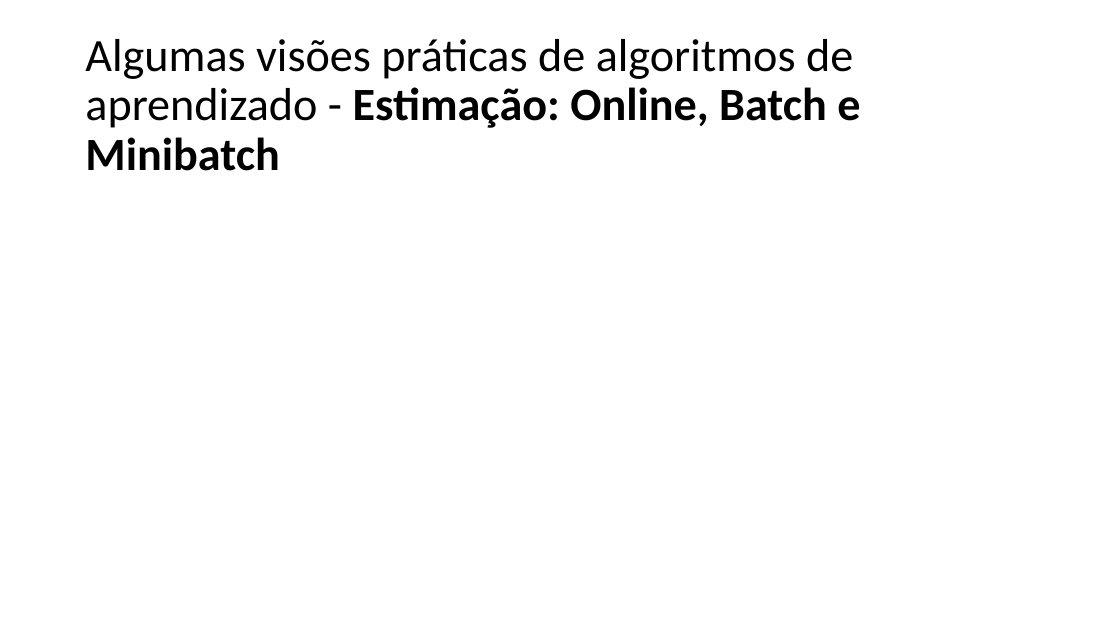
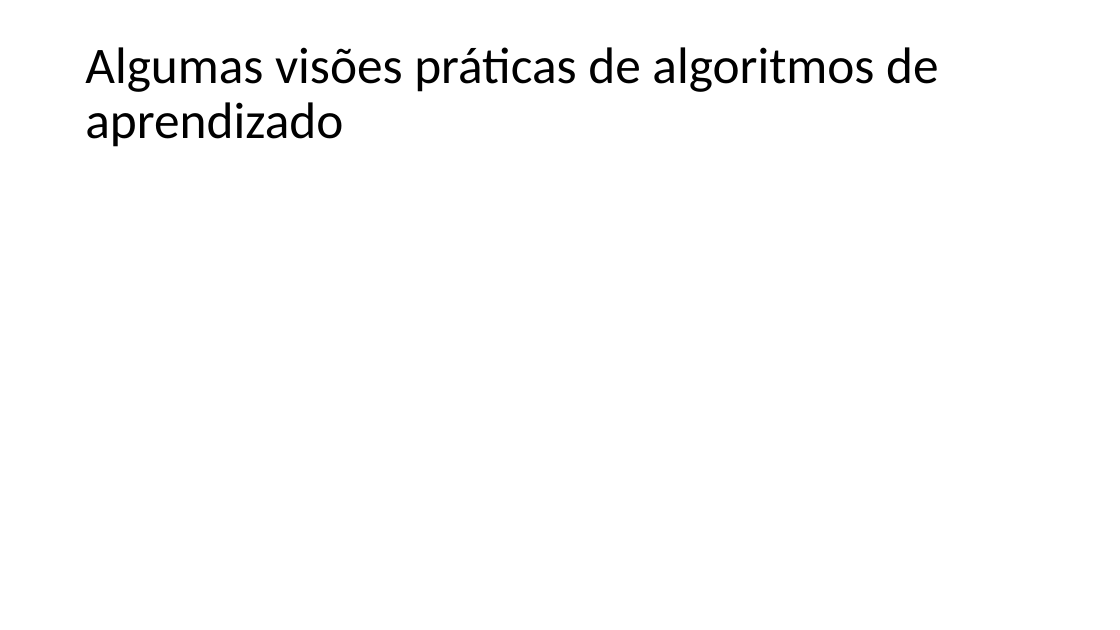
Before and after one commit to zz4fap/t320_aprendizado_de_maquina, a slide deck: slide 5 of slides/T320_Redes_Neurais_Artificiais (Parte IV).pptx. Drawn at 1120x630 pixels with LibreOffice and Linux fonts; fonts in the diff are those of the drawing; grey boxes stand for pictures. Boxes give left, top, right and bottom in pixels: in the first picture for what was removed or moved away, otherwise in the second. Text is boxed around its words. In the diff, an @@ line names an element or a change of style, - is before the commit and + after.

```diff
--- a/slides/T320_Redes_Neurais_Artificiais (Parte IV).pptx
+++ b/slides/T320_Redes_Neurais_Artificiais (Parte IV).pptx
@@ title at [85, 47, 938, 147]: text changed; size 39.6 to 44 pt @@
-Algumas visões práticas de algoritmos de aprendizado - Estimação: Online, Batch e Minibatch
+Algumas visões práticas de algoritmos de aprendizado
```
Also in this commit, not shown: 10 other slides changed, 2 slides added, 1 slide removed, 3 other files.
